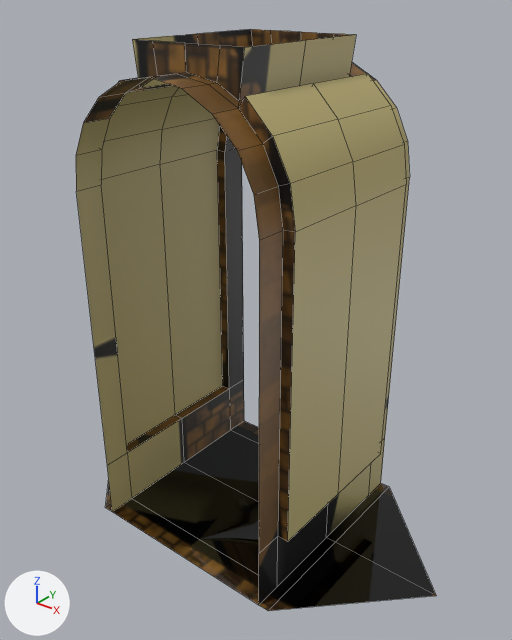
One commit to the FBX model Assets/Prefabs/Miles/V1/Straights/StraightV2.fbx: the scene before it, then after it.
Rendered twice from a 50 mm camera at (2.12, 1.4, 2.79) aimed at (0.05, 3.99, 1.19). Arrows for +X, +Y and +Z are at lower left; the lights stay in place. The picture after the commit comes second. Mesh edges are drawn as thin lines.

Names of what the first picture shows: 'StraightV2'.
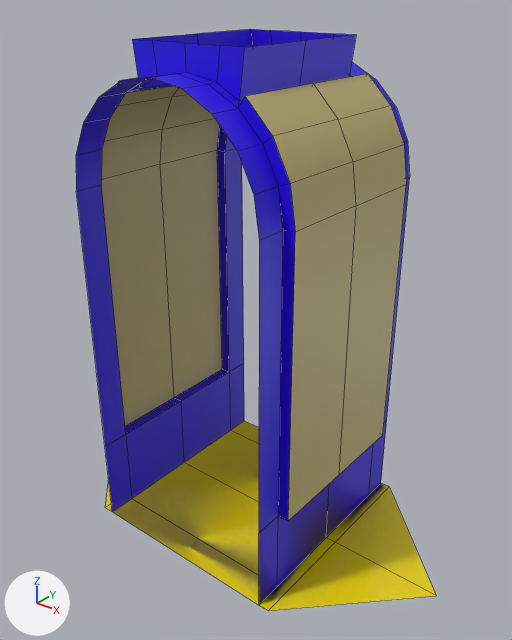
Location of each change, (x1, y1, x2, y2) in pixels of the pictures (512 x 640 px; the box of a moved part takes in the faces that stretch with it):
'StraightV2', surface changed, reshaped: (76, 29, 436, 611) in both
part 1 of me_plane_005, moved or reshaped: (76, 149, 244, 512) in both
part 2 of me_plane_005, moved or reshaped: (259, 177, 410, 604) in both
part 3 of me_plane_005, surface changed: (76, 29, 436, 611) in both

The change in detail:
In material 'Floor' (mat_floor), texture is no longer img_straightv1baked_png.
In material 'Floor' (mat_floor), base_color is now set to (0.8, 0.649, 0.0), yellow #e7d300.
In material 'Accent' (mat_accent), texture is no longer img_straightv1baked_png.
In material 'Accent' (mat_accent), base_color is now set to (0.0212, 0.0, 0.8), blue #2800e7.
me_plane_005 has 132 vertices, 108 faces and spans x -1.2..1.2, y -0.6..0.6, z 0.0..2.55.
me_plane_005 is used by ob_straightv2; location (0.0, 4.0, 0.0).
Before the commit, vertices of me_plane_005: 12 (-0.6, 0.0, 0.33) at pixel (175, 414), 20 (-0.54, -0.6, 0.33) at pixel (107, 465), 21 (-0.54, 0.6, 0.33) at pixel (243, 379), 22 (-0.54, 0.0, 0.33) at pixel (182, 418), 33 (-0.6, -0.45, 0.33).
Before the commit, vertices of me_plane_005: 35 (-0.54, -0.45, 0.33) at pixel (127, 452), 45 (-0.6, 0.45, 0.33) at pixel (222, 385), 47 (-0.54, 0.45, 0.33) at pixel (229, 388).
Before the commit, vertices of me_plane_005: 13 (0.6, 0.0, 0.33) at pixel (338, 493), 23 (0.54, 0.0, 0.33), 34 (0.6, -0.45, 0.33) at pixel (287, 541), 46 (0.6, 0.45, 0.33) at pixel (380, 453), 48 (0.54, 0.45, 0.33).
Before the commit, vertices of me_plane_005: 62 (0.54, 0.6, 0.33) at pixel (384, 437), 96 (0.54, -0.6, 0.33) at pixel (258, 553), 97 (0.54, -0.45, 0.33) at pixel (277, 536).
Part 1, on me_plane_005:
Vertices 12, 20, 21, 22, 33, 35, 45, 47 of me_plane_005 move by (0.0, 0.0, 0.13).
Part 2, on me_plane_005:
Vertices 13, 23, 34, 46, 48, 62, 96, 97 of me_plane_005 move by (0.0, 0.0, 0.13).
me_plane_005 part 3: texture (UV) coordinates of 108 of 108 faces, centred in x -0.89..0.89, y -0.53..0.53, z 0.0..2.49, changed; they spanned u 0.0..0.95, v 0.0..0.94 and now span u 0.0..0.98, v 0.0..0.95.
